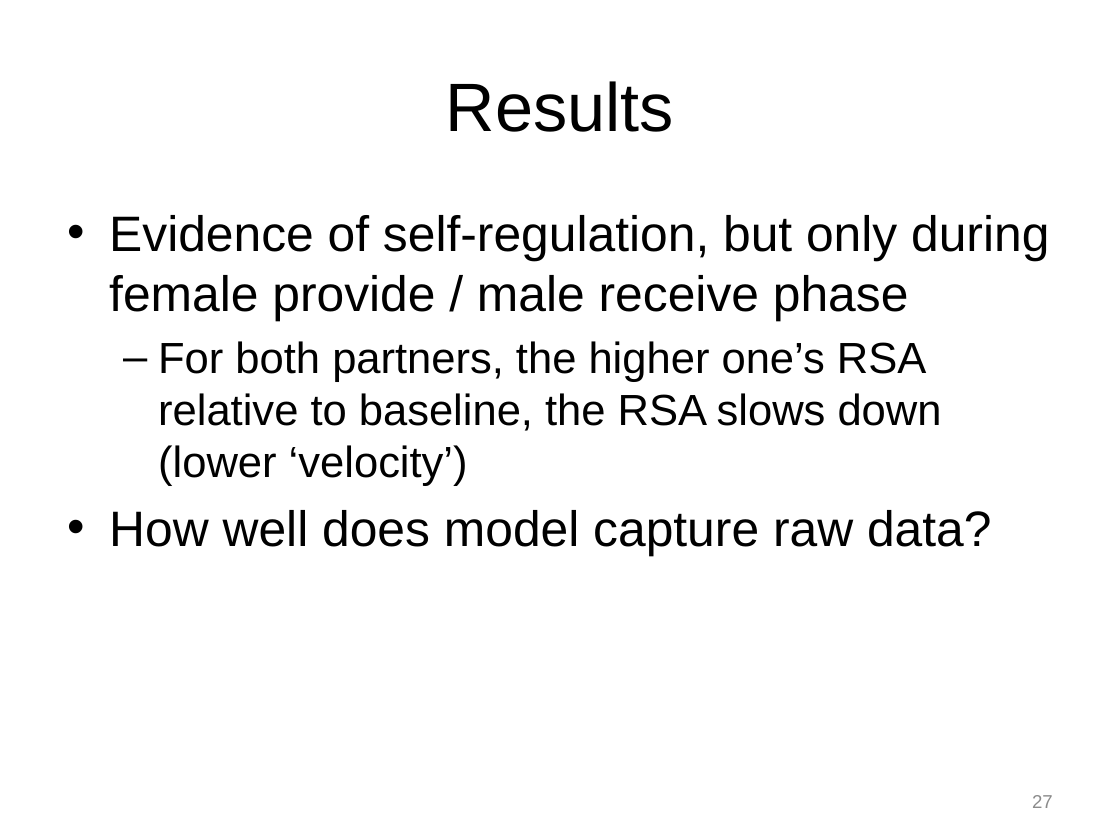
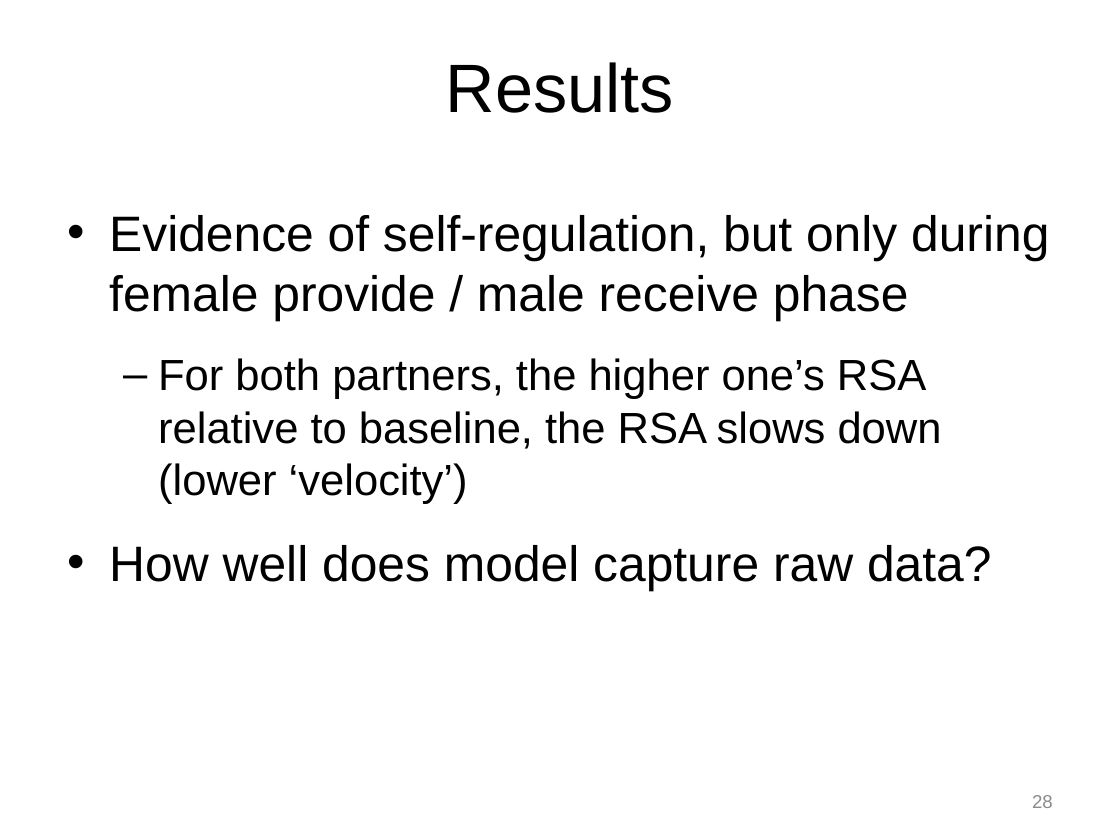
Before and after one commit to mayazrm/KZNB, a slide deck: slide 28 of DSM/Bolger_DSM_Report_from_the_Trenches_170613KZ.pptx (slide 27 before the commit). Drawn at 1120x840 pixels with LibreOffice and Linux fonts; fonts in the diff are those of the drawing. Boxes give left, top, right and bottom in pixels: in the first picture for what was removed or moved away, otherwise in the second. Text is boxed around its words. In the diff, an @@ line names an element or a change of style, - is before the commit and + after.

```diff
--- a/DSM/Bolger_DSM_Report_from_the_Trenches_170613KZ.pptx
+++ b/DSM/Bolger_DSM_Report_from_the_Trenches_170613KZ.pptx
@@ title "Results": place and size @@
-title "Results" at box(446, 81, 674, 132)
+title "Results" at box(446, 62, 674, 113)
@@ text "Evidence of self-regulation, but only ..." rewrapped from box(109, 215, 1049, 556) to box(109, 215, 1049, 591) @@
@@ page number at box(1032, 795, 1053, 808): text changed @@
-27
+28
```
Also in this commit, not shown: 9 other slides changed, 2 slides added, 3 slides removed, 7 other files.
